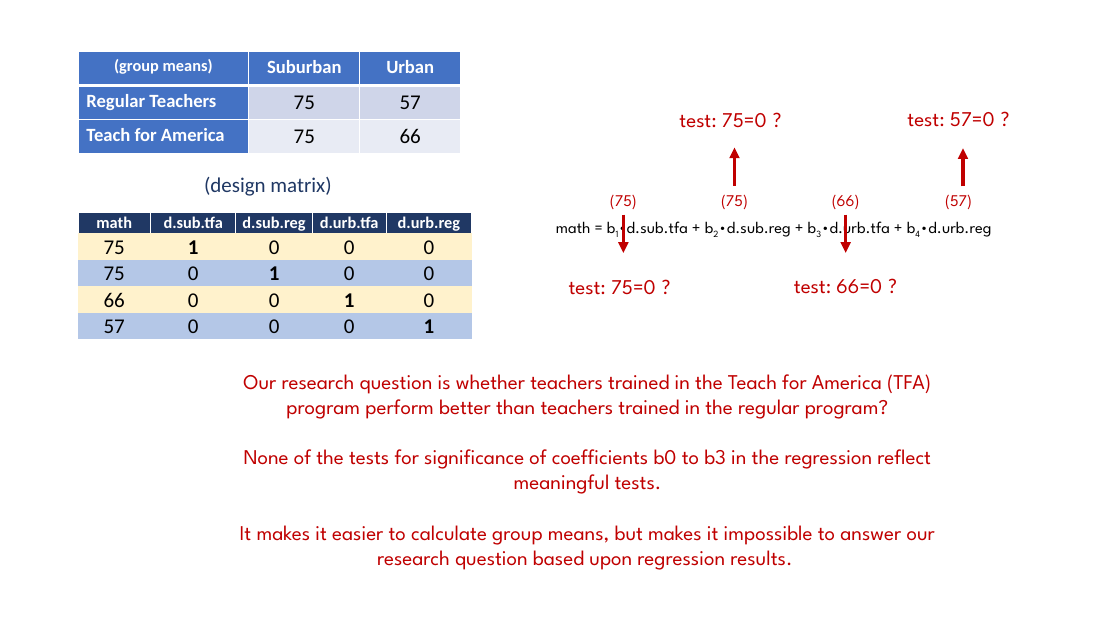
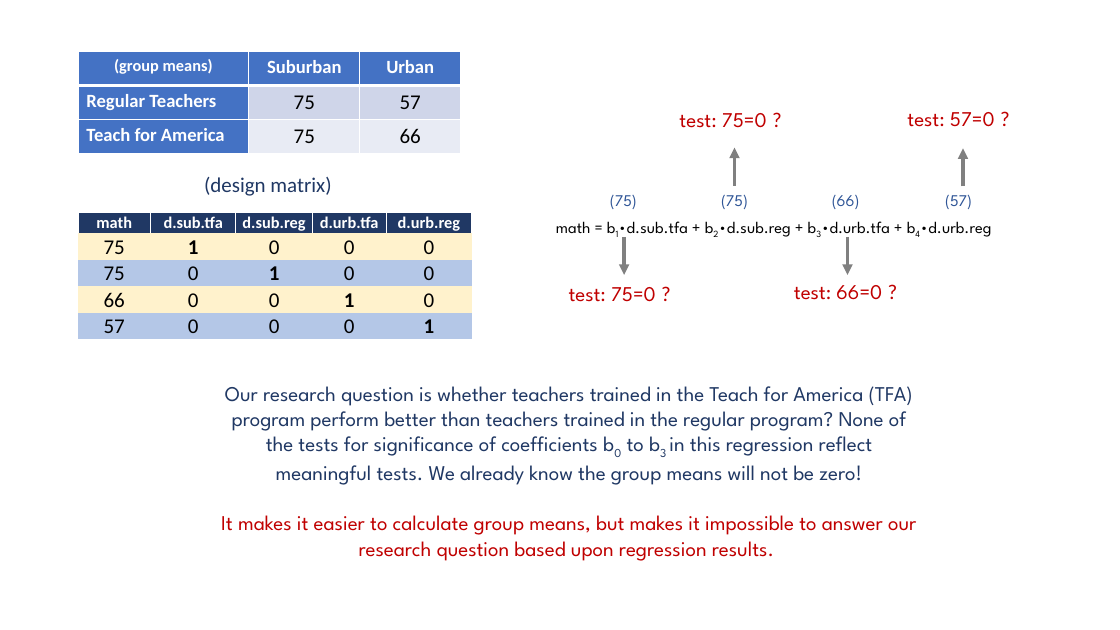
Before and after one commit to DS4PS/cpp-523-spr-2020, a slide deck: slide 21 of lectures/hypotheses-tests-with-dummy-variables.pptx. Drawn at 1120x630 pixels with LibreOffice and Linux fonts; fonts in the diff are those of the drawing. Boxes give left, top, right and bottom in pixels: in the first picture for what was removed or moved away, otherwise in the second. Text is boxed around its words. In the diff, an @@ line names an element or a change of style, - is before the commit and + after.

Commit message:
lecture update

```diff
--- a/lectures/hypotheses-tests-with-dummy-variables.pptx
+++ b/lectures/hypotheses-tests-with-dummy-variables.pptx
@@ arrow (734, 186) - (734, 148): stroke #C00000 3 pt to #808080 3 pt @@
@@ arrow (963, 187) - (963, 149): stroke #C00000 3 pt to #808080 3 pt @@
@@ text colour #C00000 to #2F5597 in 4 elements at (x1=610, y1=195, x2=637, y2=209), (x1=721, y1=195, x2=748, y2=209), (x1=832, y1=195, x2=860, y2=209), (x1=945, y1=195, x2=972, y2=209) @@
@@ arrow moved from (623, 215) - (623, 253) to (624, 237) - (624, 275) @@
@@ arrow (624, 237) - (624, 275): stroke #C00000 3 pt to #808080 3 pt @@
@@ arrow moved from (846, 215) - (846, 253) to (848, 237) - (848, 275) @@
@@ arrow (848, 237) - (848, 275): stroke #C00000 3 pt to #808080 3 pt @@
@@ text "test: 75=0 ?" moved from (x1=569, y1=280, x2=656, y2=295) to (x1=569, y1=287, x2=656, y2=302) @@
@@ text "test: 66=0 ?" moved from (x1=794, y1=279, x2=882, y2=294) to (x1=794, y1=285, x2=882, y2=300) @@
@@ text "Our research question is whether ..." moved from (x1=240, y1=374, x2=935, y2=570) to (x1=221, y1=386, x2=916, y2=561) @@
@@ text at (x1=225, y1=386, x2=913, y2=485): text changed; text colour #C00000 to #203864 @@
-Our research question is whether teachers trained in the Teach for America (TFA) program perform better than teachers trained in the regular program?
-None of the tests for significance of coefficients b0 to b3 in the regression reflect meaningful tests.
+Our research question is whether teachers trained in the Teach for America (TFA) program perform better than teachers trained in the regular program? None of the tests for significance of coefficients b0 to b3 in this regression reflect meaningful tests. We already know the group means will not be zero!
```
Also in this commit, not shown: 1 other file.
